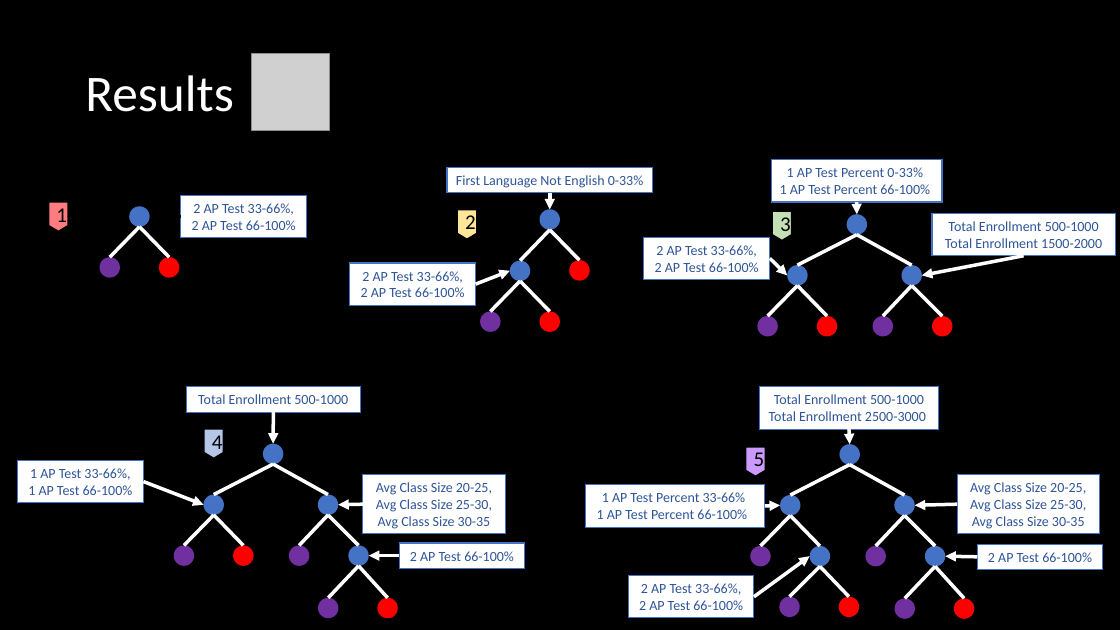
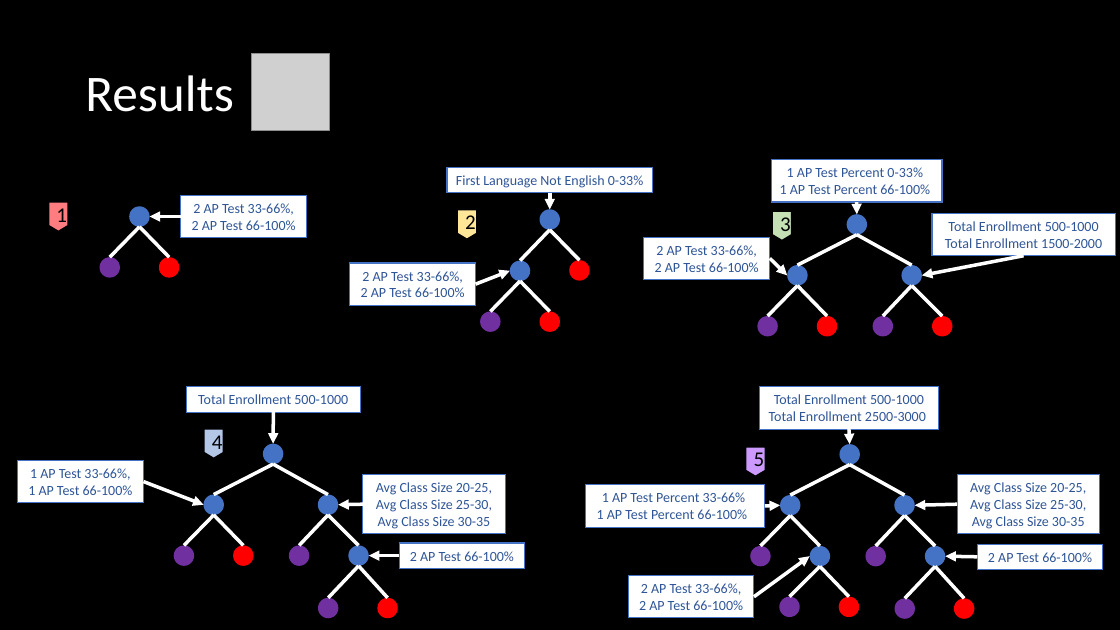
Before and after one commit to DillWithIt77/D2P-Spring-2021, a slide deck: slide 10 of Presentations/Trees Get Degrees_Full_Presentation.pptx (slide 8 before the commit). Drawn at 1120x630 pixels with LibreOffice and Linux fonts; fonts in the diff are those of the drawing; grey boxes stand for pictures; background and template pictures are left out. Boxes give left, top, right and bottom in pixels: in the first picture for what was removed or moved away, otherwise in the second. Text is boxed around its words. In the diff, an @@ line names an element or a change of style, - is before the commit and + after.

```diff
--- a/Presentations/Trees Get Degrees_Full_Presentation.pptx
+++ b/Presentations/Trees Get Degrees_Full_Presentation.pptx
@@ arrow (181, 217) - (150, 217): stroke #000000 3 pt to #FFFFFF 3 pt @@
```
Also in this commit, not shown: 2 other slides changed, 3 slides added, 1 slide removed.
